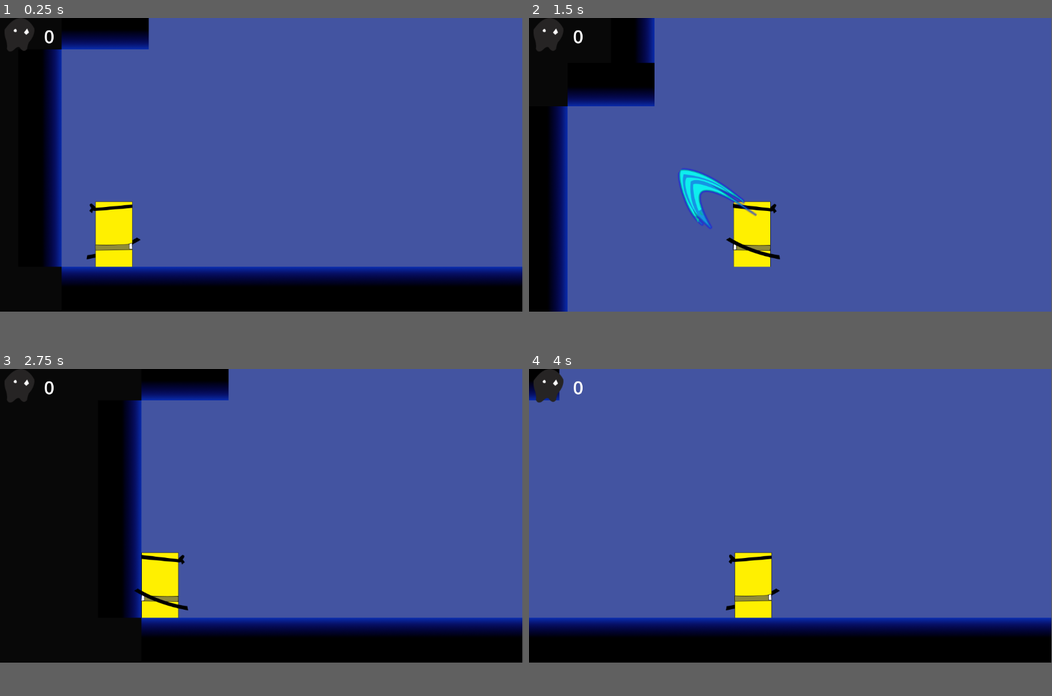
Above: before the commit, frames 1-4 (two rows, left to right).
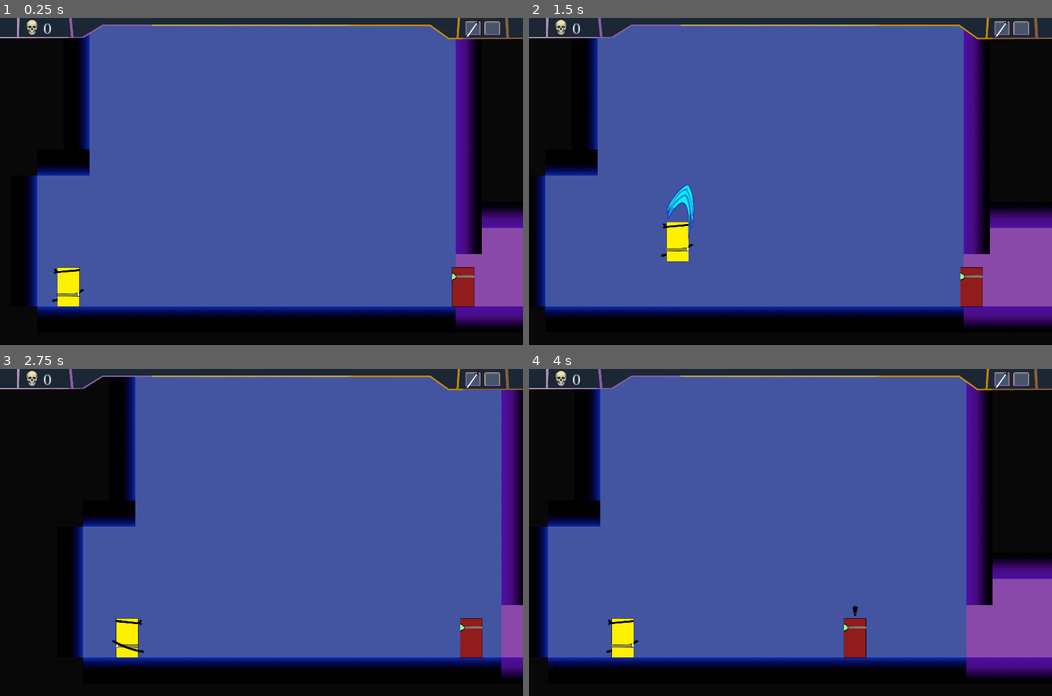
Above: after the commit, the same moments.

Repository: Schilez/KatanaZoro
Game: Godot game, scene res://Scenes/main_scene.tscn
Two runs of this game, one before a commit and one after it. Both use one fixed random seed, a clock stepped at 60 frames per second and the inputs below.
Inputs (mouse positions are in pixels of both pictures, inside the frame that each line leads up to):
- Up to frame 1 (0.25 s): no input
- Up to frame 2 (1.5 s): move the mouse to (905, 148) at 0.52 s; hold Right (move_right) from 0.53 s (still down); tap E (Interaction) at 0.6 s; tap Space (jump) at 0.77 s; move the mouse to (685, 178) at 1.27 s; click (685, 178) at 1.35 s
- Up to frame 3 (2.75 s): tap Space (jump) at 1.52 s; tap E (Interaction) at 1.55, 2.3 s; move the mouse to (313, 450) at 2.02 s; release Right (move_right) at 2.03 s; hold Left (move_left) from 2.03 s (still down); tap Shift (Dodge) at 2.1 s
- Up to frame 4 (4 s): move the mouse to (764, 575) at 2.77 s; release Left (move_left) at 2.78 s; hold Right (move_right) from 2.78 s (still down); tap E (Interaction) at 2.85, 3.8 s; tap Space (jump) at 3.02, 3.77 s; move the mouse to (947, 558) at 3.52 s; right-click (947, 558) at 3.6 s
In our replay, the window is 799x449 before the commit and 800x500 after it. These sizes can differ from the game's own. Grey fills any space a smaller window leaves; there, only what the larger window draws over its background counts as a difference.

The runs differ from the first frame. In frame 1, 35% of the frame differs, in the area x 0-100%, y 0-95%; in frame 2, 31%; in frame 3, 27%; in frame 4, 39%.

Commit message:
UI in progress

Diff:
--- /dev/null
+++ b/Scenes/main_menu.tscn
@@ -0,0 +1,112 @@
+[gd_scene load_steps=10 format=3 uid="uid://cic4q8kx6kojq"]
+
+[ext_resource type="Texture2D" uid="uid://dmx1etu3iyhs2" path="res://Assets/UI_Materials/Textures/ChosenOne32.png" id="1_u44yf"]
+[ext_resource type="FontFile" uid="uid://ua4af1cl0qgi" path="res://Assets/UI_Materials/Fonts/fonnts.com-Krete-Book-.otf" id="2_6p7l2"]
+
+[sub_resource type="StyleBoxTexture" id="StyleBoxTexture_gkgh6"]
+texture = ExtResource("1_u44yf")
+
+[sub_resource type="StyleBoxEmpty" id="StyleBoxEmpty_ecxad"]
+
+[sub_resource type="StyleBoxEmpty" id="StyleBoxEmpty_gyflg"]
+
+[sub_resource type="StyleBoxEmpty" id="StyleBoxEmpty_7lyuc"]
+
+[sub_resource type="StyleBoxEmpty" id="StyleBoxEmpty_m476g"]
+
+[sub_resource type="StyleBoxEmpty" id="StyleBoxEmpty_fx4uj"]
+
+[sub_resource type="StyleBoxEmpty" id="StyleBoxEmpty_xn04e"]
+
+[node name="MainMenu" type="Control"]
+layout_mode = 3
+anchors_preset = 15
+anchor_right = 1.0
+anchor_bottom = 1.0
+grow_horizontal = 2
+grow_vertical = 2
+
+[node name="CanvasLayer" type="CanvasLayer" parent="."]
+
+[node name="Panel" type="Panel" parent="CanvasLayer"]
+anchors_preset = 15
+anchor_right = 1.0
+anchor_bottom = 1.0
+grow_horizontal = 2
+grow_vertical = 2
+theme_override_styles/panel = SubResource("StyleBoxTexture_gkgh6")
+
+[node name="VBoxContainer" type="VBoxContainer" parent="CanvasLayer"]
+anchors_preset = 6
+anchor_left = 1.0
+anchor_top = 0.5
+anchor_right = 1.0
+anchor_bottom = 0.5
+offset_left = -285.0
+offset_top = 42.0
+offset_right = -89.0
+offset_bottom = 340.0
+grow_horizontal = 0
+grow_vertical = 2
+pivot_offset = Vector2(145.5, 164)
+theme_override_constants/separation = 15
+
+[node name="Button" type="Button" parent="CanvasLayer/VBoxContainer"]
+layout_mode = 2
+size_flags_horizontal = 8
+theme_override_colors/font_color = Color(0.8, 0.615686, 0.298039, 1)
+theme_override_fonts/font = ExtResource("2_6p7l2")
+theme_override_font_sizes/font_size = 40
+theme_override_styles/focus = SubResource("StyleBoxEmpty_ecxad")
+theme_override_styles/disabled = SubResource("StyleBoxEmpty_gyflg")
+theme_override_styles/hover_pressed_mirrored = SubResource("StyleBoxEmpty_7lyuc")
+theme_override_styles/hover = SubResource("StyleBoxEmpty_m476g")
+theme_override_styles/pressed = SubResource("StyleBoxEmpty_fx4uj")
+theme_override_styles/normal = SubResource("StyleBoxEmpty_xn04e")
+text = "Continue"
+alignment = 2
+
+[node name="Button2" type="Button" parent="CanvasLayer/VBoxContainer"]
+layout_mode = 2
+size_flags_horizontal = 8
+theme_override_colors/font_color = Color(0.8, 0.615686, 0.298039, 1)
+theme_override_fonts/font = ExtResource("2_6p7l2")
+theme_override_font_sizes/font_size = 40
+theme_override_styles/focus = SubResource("StyleBoxEmpty_ecxad")
+theme_override_styles/disabled = SubResource("StyleBoxEmpty_gyflg")
+theme_override_styles/hover_pressed_mirrored = SubResource("StyleBoxEmpty_7lyuc")
+theme_override_styles/hover = SubResource("StyleBoxEmpty_m476g")
+theme_override_styles/pressed = SubResource("StyleBoxEmpty_fx4uj")
+theme_override_styles/normal = SubResource("StyleBoxEmpty_xn04e")
+text = "New Game"
+alignment = 2
+
+[node name="Button3" type="Button" parent="CanvasLayer/VBoxContainer"]
+layout_mode = 2
+size_flags_horizontal = 8
+theme_override_colors/font_color = Color(0.8, 0.615686, 0.298039, 1)
+theme_override_fonts/font = ExtResource("2_6p7l2")
+theme_override_font_sizes/font_size = 40
+theme_override_styles/focus = SubResource("StyleBoxEmpty_ecxad")
+theme_override_styles/disabled = SubResource("StyleBoxEmpty_gyflg")
+theme_override_styles/hover_pressed_mirrored = SubResource("StyleBoxEmpty_7lyuc")
+theme_override_styles/hover = SubResource("StyleBoxEmpty_m476g")
+theme_override_styles/pressed = SubResource("StyleBoxEmpty_fx4uj")
+theme_override_styles/normal = SubResource("StyleBoxEmpty_xn04e")
+text = "Options"
+alignment = 2
+
+[node name="Button4" type="Button" parent="CanvasLayer/VBoxContainer"]
+layout_mode = 2
+size_flags_horizontal = 8
+theme_override_colors/font_color = Color(0.8, 0.615686, 0.298039, 1)
+theme_override_fonts/font = ExtResource("2_6p7l2")
+theme_override_font_sizes/font_size = 40
+theme_override_styles/focus = SubResource("StyleBoxEmpty_ecxad")
+theme_override_styles/disabled = SubResource("StyleBoxEmpty_gyflg")
+theme_override_styles/hover_pressed_mirrored = SubResource("StyleBoxEmpty_7lyuc")
+theme_override_styles/hover = SubResource("StyleBoxEmpty_m476g")
+theme_override_styles/pressed = SubResource("StyleBoxEmpty_fx4uj")
+theme_override_styles/normal = SubResource("StyleBoxEmpty_xn04e")
+text = "Exit"
+alignment = 2
--- a/Scenes/main_scene.tscn
+++ b/Scenes/main_scene.tscn
@@ -6,7 +6,10 @@
 [ext_resource type="PackedScene" uid="uid://bc2evivun28gm" path="res://Scenes/enemy.tscn" id="3_ool6r"]
 [ext_resource type="PackedScene" uid="uid://c1olhsijh7xdo" path="res://Scenes/next.tscn" id="4_6gdpp"]
 [ext_resource type="Texture2D" uid="uid://ddofurn0dfn34" path="res://Assets/Sprites/Sprite_Sheet_2.2.png" id="4_diud2"]
-[ext_resource type="Texture2D" uid="uid://c6ixv8tyqv8ry" path="res://Assets/Sprites/Sprite-Sheet-1.22.png" id="6_5s3tw"]
+[ext_resource type="Texture2D" uid="uid://qwcbvmefxx5e" path="res://Assets/UI_Materials/Textures/HUD1.png" id="6_f1u0j"]
+[ext_resource type="FontFile" uid="uid://cuevahfjh8qfy" path="res://Assets/UI_Materials/Fonts/Lucida Bright Regular.ttf" id="7_hr0wp"]
+[ext_resource type="Texture2D" uid="uid://dansnjmlmlmbc" path="res://Assets/UI_Materials/Textures/Writting.png" id="7_xacv2"]
+[ext_resource type="FontFile" uid="uid://ua4af1cl0qgi" path="res://Assets/UI_Materials/Fonts/fonnts.com-Krete-Book-.otf" id="8_pttmp"]
 
 [sub_resource type="TileSetAtlasSource" id="TileSetAtlasSource_krqkc"]
 texture = ExtResource("2_xr1d8")
@@ -62,8 +65,10 @@
 sources/1 = SubResource("TileSetAtlasSource_dq7jf")
 
 [sub_resource type="AtlasTexture" id="AtlasTexture_qiphs"]
-atlas = ExtResource("6_5s3tw")
-region = Rect2(1875.13, 1119.9, 86.3038, 82.1052)
+atlas = ExtResource("6_f1u0j")
+
+[sub_resource type="AtlasTexture" id="AtlasTexture_l4nym"]
+atlas = ExtResource("7_xacv2")
 
 [node name="MainScene" type="Node2D"]
 script = ExtResource("1_bnlwu")
@@ -101,35 +106,68 @@
 
 [node name="CanvasLayer" type="CanvasLayer" parent="."]
 
-[node name="Interaction" type="Label" parent="CanvasLayer" groups=["Interactions"]]
+[node name="HUD" type="MarginContainer" parent="CanvasLayer"]
+anchors_preset = 5
+anchor_left = 0.5
+anchor_right = 0.5
+offset_left = -960.0
+offset_right = 960.0
+offset_bottom = 1200.0
+grow_horizontal = 2
+size_flags_horizontal = 4
+
+[node name="TextureRect" type="TextureRect" parent="CanvasLayer/HUD"]
+layout_mode = 2
+texture = SubResource("AtlasTexture_qiphs")
+
+[node name="Control" type="Control" parent="CanvasLayer/HUD"]
+layout_mode = 2
+
+[node name="Label" type="Label" parent="CanvasLayer/HUD/Control" groups=["Score"]]
+unique_name_in_owner = true
+layout_mode = 2
+offset_left = 144.0
+offset_top = 8.0
+offset_right = 205.0
+offset_bottom = 68.0
+theme_override_fonts/font = ExtResource("7_hr0wp")
+theme_override_font_sizes/font_size = 50
+text = "12
+"
+horizontal_alignment = 1
+
+[node name="Writing" type="MarginContainer" parent="CanvasLayer" groups=["Interactions"]]
 visible = false
 anchors_preset = 5
 anchor_left = 0.5
 anchor_right = 0.5
-offset_left = -90.5
-offset_right = 90.5
-offset_bottom = 23.0
+offset_left = -960.0
+offset_right = 960.0
+offset_bottom = 1200.0
 grow_horizontal = 2
-theme_override_colors/font_color = Color(0.870588, 0, 0, 1)
-theme_override_font_sizes/font_size = 60
+size_flags_horizontal = 4
+
+[node name="TextureRect" type="TextureRect" parent="CanvasLayer/Writing"]
+layout_mode = 2
+texture = SubResource("AtlasTexture_l4nym")
+
+[node name="Control" type="Control" parent="CanvasLayer/Writing"]
+layout_mode = 2
+
+[node name="Interaction" type="Label" parent="CanvasLayer/Writing/Control"]
+unique_name_in_owner = true
+layout_mode = 2
+offset_left = 787.0
+offset_top = 87.0
+offset_right = 1133.0
+offset_bottom = 137.0
+grow_horizontal = 2
+size_flags_horizontal = 4
+size_flags_vertical = 0
+theme_override_colors/font_color = Color(0.760784, 0.576471, 0.0196078, 1)
+theme_override_fonts/font = ExtResource("8_pttmp")
+theme_override_font_sizes/font_size = 40
 text = "Press \"E\" to Interact"
-horizontal_alignment = 1
-
-[node name="KuruKafa" type="MarginContainer" parent="CanvasLayer"]
-offset_right = 40.0
-offset_bottom = 40.0
-
-[node name="TextureRect" type="TextureRect" parent="CanvasLayer/KuruKafa"]
-layout_mode = 2
-texture = SubResource("AtlasTexture_qiphs")
-
-[node name="Label" type="Label" parent="CanvasLayer" groups=["Score"]]
-offset_left = 89.0
-offset_top = 13.0
-offset_right = 129.0
-offset_bottom = 68.0
-theme_override_font_sizes/font_size = 40
-text = "0"
 horizontal_alignment = 1
 
 [node name="Next" parent="." instance=ExtResource("4_6gdpp")]
--- a/Scenes/real_theme_sound.tscn
+++ b/Scenes/real_theme_sound.tscn
@@ -4,4 +4,3 @@
 
 [node name="RealThemeSound" type="AudioStreamPlayer"]
 stream = ExtResource("1_1rdsh")
-autoplay = true
--- a/Scripts/main_scene.gd
+++ b/Scripts/main_scene.gd
@@ -3,8 +3,7 @@
 const SECOND_SCENE = preload("res://Scenes/second_scene.tscn")
 @onready var tile_map: TileMap = $TileMap
 @onready var player: CharacterBody2D = %Player
-@onready var label: Label = $CanvasLayer/Label
-
+@onready var label: Label = %Label
 
 func _ready() -> void:
 	setup_camera_limits()
--- a/project.godot
+++ b/project.godot
@@ -20,6 +20,12 @@
 
 GameManager="*res://Scripts/Global.gd"
 SoundManager="*res://Scenes/real_theme_sound.tscn"
+
+[display]
+
+window/size/viewport_width=1920
+window/size/viewport_height=1200
+window/stretch/mode="canvas_items"
 
 [global_group]
 
Binary file added: Assets/UI_Materials/Fonts/BookletCordel-Regular.ttf
Not shown, added: Assets/UI_Materials/Fonts/BookletCordel-Regular.ttf.import
Binary file added: Assets/UI_Materials/Fonts/Lucida Bright Regular.ttf
Not shown, added: Assets/UI_Materials/Fonts/Lucida Bright Regular.ttf.import
Binary file added: Assets/UI_Materials/Fonts/fonnts.com-Krete-Book-.otf
Not shown, added: Assets/UI_Materials/Fonts/fonnts.com-Krete-Book-.otf.import
Binary file added: Assets/UI_Materials/Textures/ChosenOne31.png
Not shown, added: Assets/UI_Materials/Textures/ChosenOne31.png.import
Binary file added: Assets/UI_Materials/Textures/ChosenOne32.png
Not shown, added: Assets/UI_Materials/Textures/ChosenOne32.png.import
Binary file added: Assets/UI_Materials/Textures/HUD1.png
Not shown, added: Assets/UI_Materials/Textures/HUD1.png.import
(and 3 more such lines)
